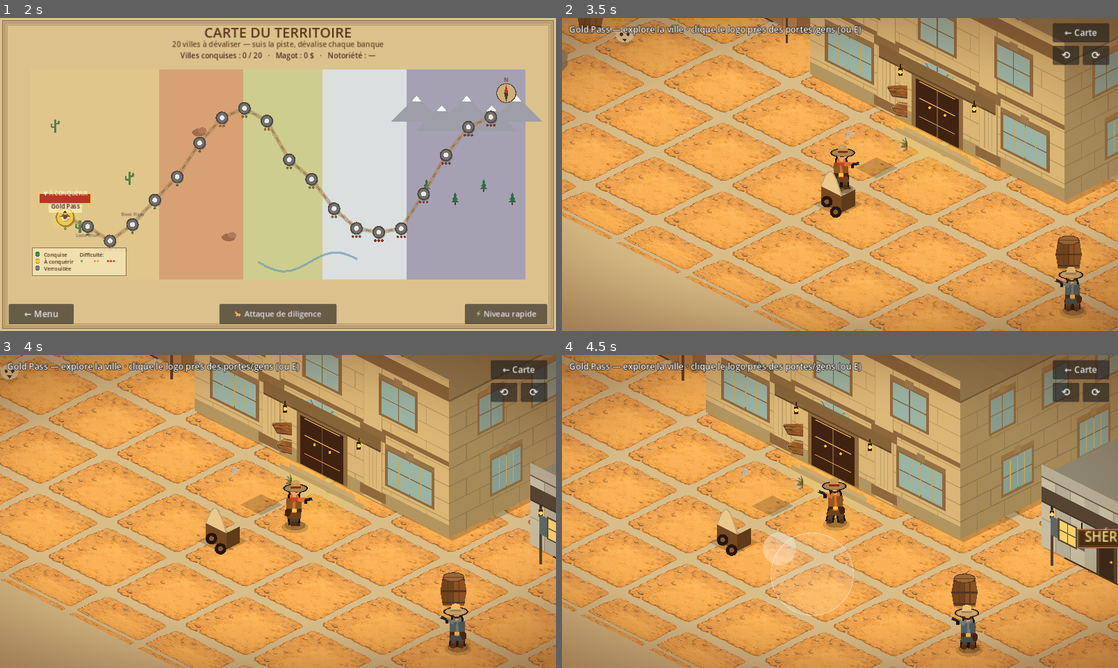
Above: before the commit, frames 1-4 (two rows, left to right).
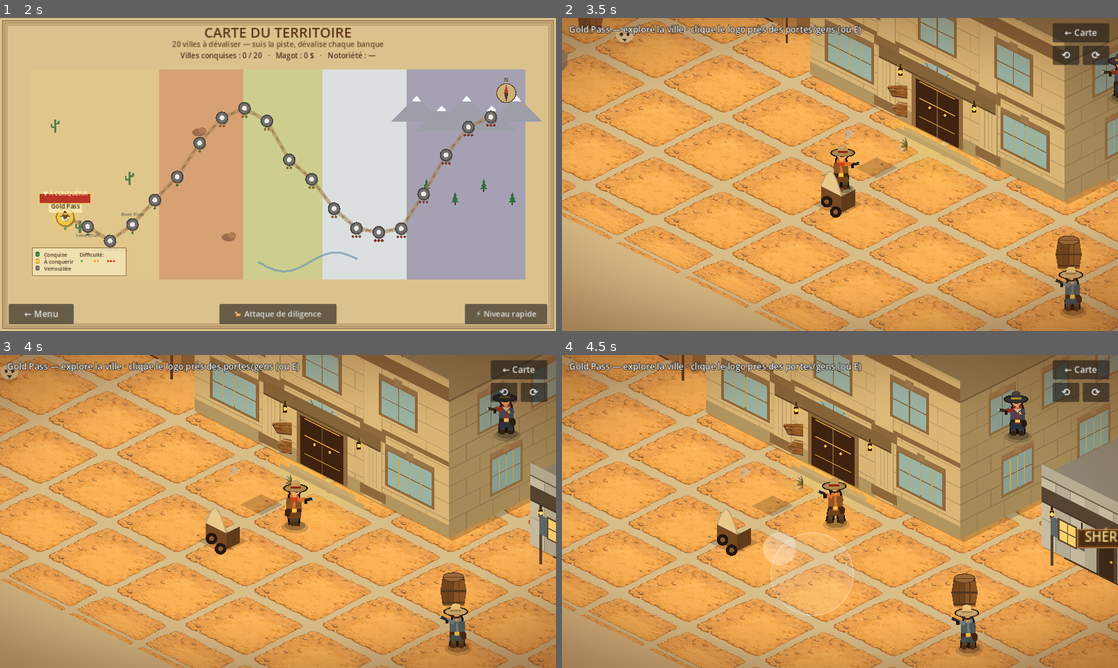
Above: after the commit, the same moments.

Repository: sebadiaz/Cowboys
Game: Godot game, scene res://scenes/Boot.tscn
Two runs of this game, one before a commit and one after it. Both use one fixed random seed, a clock stepped at 60 frames per second and the inputs below.
Inputs (mouse positions are in pixels of both pictures, inside the frame that each line leads up to):
- Up to frame 1 (2 s): tap Enter at 0.5 s; move the mouse to (400, 158) at 0.52 s; hold D (move_right) 0.53-1.25 s; hold Space (fire) 0.53-1.25 s; click (400, 158) at 0.67 s; click "🗺 JOUER — CARTE DU MONDE" at 1.25 s
- Up to frame 2 (3.5 s): click (628, 218) at 2.02 s; drag from (728, 190) to (812, 237) at 2.77 s
- Up to frame 3 (4 s): move the mouse to (333, 442) at 3.52 s; hold D (move_right) from 3.53 s (still down); hold E (interact) from 3.53 s (still down); click (333, 442) at 3.67 s; tap Space (fire) at 3.8 s
- Up to frame 4 (4.5 s): release D (move_right) at 4.25 s; release E (interact) at 4.25 s; drag from (812, 574) to (673, 464) at 4.27 s

Frame 1 is identical in both runs. In frame 2, 0.1% of the frame differs, in the area x 97-100%, y 11-27%; in frame 3, 0.5%; in frame 4, 0.5%, in the area x 78-85%, y 11-28%.

Commit message:
Braquage banque sous le feu : alarme + gardes qui ripostent (combat in-map)
- Forcer le coffre déclenche l'ALARME : 2 gardes postés dans le hall ouvrent le
  feu sur le joueur tant qu'il est dans la banque. Le joueur peut TIRER en retour
  (clic/espace, visée souris) pour les abattre.
- PV du joueur en ville (i-frames anti-rafale) affichés en coeurs pendant l'alerte;
  à 0 PV -> prison (_busted). Pas de piège : les gardes restent dans le hall, on
  échappe au feu en sortant par la rue ; l'alarme se calme une fois loin/gardes au sol.
- Balles = traceurs dessinés (amis/ennemis). Garde décoratif remplacé par 2 gardes
  fonctionnels (tri de profondeur).
- Vérifié headless: alarme + balles + dégâts (PV 5->3/4), coffre forçable en
  tankant, on reste en ville. Export web OK.

Diff:
--- a/scripts/town.gd
+++ b/scripts/town.gd
@@ -61,6 +61,15 @@
 var _escape_t := 0.0
 var _posse_grace := 0.0              # répit juste après le coffre (le temps de filer)
 const LAWMAN_SPEED := 178.0
+# Combat in-map du braquage : alarme + gardes qui ripostent dans le hall.
+var _alarm_on := false
+var _bank_guards: Array[Dictionary] = []   # {pos, facing, hp, alive, fire_cd}
+var _town_bullets: Array[Dictionary] = []  # {pos, vel, friendly, life}
+var _php := 5
+var _pmax := 5
+var _php_dmg_cd := 0.0
+var _fire_cd := 0.0
+var _hp_label: Label
 
 const HORSE_LINES := ["Un fier mustang, prêt à filer après le coup.",
 	"*hennissement* Doux, mon beau...", "Ce cheval ferait une belle monture de fuite."]
@@ -283,6 +292,17 @@
 		var hp := Vector2(ecurie_x - 80.0 + k * 80.0, 1000.0)
 		_horses.append(hp)
 		_foots.append(Rect2(hp - Vector2(17, 12), Vector2(34, 24)))
+
+	# Gardes postés DANS la banque (ripostent quand on force le coffre).
+	_pmax = (5 if GameManager.assist else 3) + SaveManager.hp_bonus()
+	_php = _pmax
+	var bd = _bank_dict()
+	if bd != null:
+		var bf: Rect2 = bd["foot"]
+		for gu in [0.30, 0.70]:
+			_bank_guards.append({
+				"pos": Vector2(bf.position.x + bf.size.x * gu, bf.position.y + bf.size.y * 0.30),
+				"facing": Vector2.DOWN, "hp": 2, "alive": true, "fire_cd": randf_range(0.4, 1.2)})
 
 
 func _add_building(region: Rect2, pos: Vector2, h: float, label: String, tint: Color,
@@ -779,8 +799,9 @@
 	if _heist_done or _vault_cracking:
 		return
 	_vault_cracking = true
+	_alarm_on = true                 # l'alarme sonne : les gardes ripostent
 	AudioManager.play("safe")
-	_show_toast("Tu forces le coffre... reste discret !")
+	_show_toast("⚠ ALARME ! Force le coffre et TIRE/FUIS !")
 
 
 ## Position MONDE du coffre (fond-centre du footprint de la banque).
@@ -796,17 +817,101 @@
 	return null
 
 
-## Boucle du braquage in-map : crochetage du coffre puis poursuite de la loi.
+## Boucle du braquage in-map : crochetage du coffre SOUS LE FEU des gardes,
+## tir du joueur, balles, dégâts. Pas de poursuite-piège : les gardes restent
+## dans le hall, on file par la rue.
 func _update_bank_heist(delta: float) -> void:
 	var bank = _bank_dict()
 	if bank == null:
 		return
+	var in_bank: bool = (bank["foot"] as Rect2).has_point(_player_pos)
 	if _vault_cracking and not _heist_done:
-		# Il faut rester près du coffre pour continuer le crochetage.
-		if _player_pos.distance_to(_vault_world(bank)) < 130.0:
+		if _player_pos.distance_to(_vault_world(bank)) < 140.0:
 			_vault_prog = minf(1.0, _vault_prog + delta / (3.0 * SaveManager.safe_mult()))
 			if _vault_prog >= 1.0:
 				_crack_vault(bank)
+	# Combat (uniquement si l'alarme a sonné).
+	if _alarm_on:
+		_php_dmg_cd = maxf(0.0, _php_dmg_cd - delta)
+		_fire_cd = maxf(0.0, _fire_cd - delta)
+		# Gardes : tirent sur le joueur tant qu'il est dans la banque.
+		for g in _bank_guards:
+			if not g["alive"]:
+				continue
+			g["fire_cd"] = float(g["fire_cd"]) - delta
+			var to: Vector2 = _player_pos - (g["pos"] as Vector2)
+			g["facing"] = to.normalized()
+			if in_bank and float(g["fire_cd"]) <= 0.0 and to.length() < 460.0:
+				_town_bullets.append({"pos": g["pos"], "vel": to.normalized() * 620.0, "friendly": false, "life": 1.0})
+				g["fire_cd"] = (2.0 if GameManager.assist else 1.4)
+		# Tir du joueur (clic / espace) vers la souris (ou le cap).
+		if InputManager.is_fire_pressed() and _fire_cd <= 0.0 and not _horse_ctrl.mounted:
+			var aim := _aim_world() - _player_pos
+			if aim.length() < 1.0:
+				aim = _facing
+			_town_bullets.append({"pos": _player_pos + aim.normalized() * 16.0, "vel": aim.normalized() * 760.0, "friendly": true, "life": 1.0})
+			_fire_cd = 0.32
+			AudioManager.play("click")
+		_advance_town_bullets(delta)
+		# L'alarme se calme : tous les gardes au sol, OU coffre fait + loin de la banque.
+		var calm := not _any_guard_alive() and _town_bullets.is_empty()
+		calm = calm or (_heist_done and _player_pos.distance_to(_bank_center) > 750.0)
+		if calm:
+			_alarm_on = false
+	# PV affiché pendant l'alerte.
+	if _hp_label != null:
+		if _alarm_on:
+			var s := "PV  "
+			for i in range(_pmax):
+				s += "♥" if i < _php else "♡"
+			_hp_label.text = s
+		elif _hp_label.text != "":
+			_hp_label.text = ""
+
+
+func _aim_world() -> Vector2:
+	# Souris -> monde (la ville est en iso ; le noeud porte caméra+zoom).
+	return Iso.unproject(get_local_mouse_position())
+
+
+func _any_guard_alive() -> bool:
+	for g in _bank_guards:
+		if g["alive"]:
+			return true
+	return false
+
+
+func _advance_town_bullets(delta: float) -> void:
+	var alive: Array[Dictionary] = []
+	for b in _town_bullets:
+		b["pos"] += (b["vel"] as Vector2) * delta
+		b["life"] = float(b["life"]) - delta
+		if float(b["life"]) <= 0.0:
+			continue
+		var hit := false
+		if b["friendly"]:
+			for g in _bank_guards:
+				if g["alive"] and (g["pos"] as Vector2).distance_to(b["pos"]) < 22.0:
+					g["hp"] = int(g["hp"]) - 1
+					hit = true
+					if int(g["hp"]) <= 0:
+						g["alive"] = false
+					break
+		else:
+			if _php_dmg_cd <= 0.0 and _player_pos.distance_to(b["pos"]) < 20.0:
+				_hurt_player()
+				hit = true
+		if not hit:
+			alive.append(b)
+	_town_bullets = alive
+
+
+func _hurt_player() -> void:
+	_php = maxi(0, _php - 1)
+	_php_dmg_cd = 0.8 if GameManager.assist else 0.5
+	AudioManager.play("hit_player")
+	if _php <= 0:
+		_busted()
 
 
 ## Avance vers une direction en contournant les obstacles (poursuite de la loi).
@@ -824,10 +929,23 @@
 	var tier: int = int(GameManager.current_town_def().get("level", 1))
 	var reward := 700 + tier * 500 + _rng.randi_range(0, 200)
 	GameManager.bank_robbed_in_town(reward)
-	_show_toast("COFFRE FORCÉ ! +%d $ — file avant que la prime ne grimpe !" % reward)
+	_show_toast("COFFRE FORCÉ ! +%d $ — FILE par la rue avant qu'ils ne t'aient !" % reward)
 	AudioManager.play("safe")
-	# La notoriété grimpe (via bank_robbed_in_town) : si la prime devient haute, les
-	# chasseurs de primes (WantedSystem) débarquent en ville -> danger géré ailleurs.
+	# Les gardes survivants continuent de tirer tant que tu es dans le hall ; sors
+	# par la rue pour échapper au feu (la notoriété monte -> chasseurs ensuite).
+
+
+## Pris/abattu pendant le braquage -> prison (caution ou évasion).
+func _busted() -> void:
+	if _entered:
+		return
+	_entered = true   # gèle la ville
+	_show_toast("Abattu pendant le braquage !")
+	AudioManager.play("lose", 2.0)
+	AudioManager.stop_music()
+	var tw := create_tween()
+	tw.tween_interval(0.9)
+	tw.tween_callback(func() -> void: GameManager.go_to_jail())
 
 
 func _unhandled_input(event: InputEvent) -> void:
@@ -919,6 +1037,9 @@
 		items.append({"d": Iso.depth(h["pos"]), "k": "hunter", "o": h})
 	for p in _posse:
 		items.append({"d": Iso.depth(p["pos"]), "k": "law", "o": p})
+	for g in _bank_guards:
+		if g["alive"]:
+			items.append({"d": Iso.depth(g["pos"]), "k": "bankguard", "o": g})
 	items.append({"d": Iso.depth(_player_pos), "k": "me", "o": null})
 	items.sort_custom(func(a, b): return a["d"] < b["d"])
 	for it in items:
@@ -947,9 +1068,17 @@
 						false, false, float(n.get("walk", 0.0)), 0.0, 0.0)
 			"hunter": _draw_hunter(it["o"])
 			"law": _draw_lawman(it["o"])
+			"bankguard": _draw_bank_guard(it["o"])
 			"me": _draw_me()
 	# Barre de crochetage du coffre, au-dessus de la banque.
 	_draw_vault_progress()
+	# Balles du braquage (traceurs).
+	for b in _town_bullets:
+		var bp: Vector2 = Iso.project(b["pos"])
+		var bdir: Vector2 = (b["vel"] as Vector2).normalized()
+		var bcol := Color(1, 0.9, 0.4) if b["friendly"] else Color(1, 0.45, 0.2)
+		draw_line(bp - bdir * 12.0, bp, Color(bcol.r, bcol.g, bcol.b, 0.5), 3.0)
+		draw_circle(bp, 3.0, bcol)
 
 	# Bulles d'ambiance + marqueur "💬" pour les PNJ.
 	for n in _npcs:
@@ -1635,14 +1764,12 @@
 	draw_circle(lust, 9.0, _va(Color(0.85, 0.7, 0.3, 0.7), vis))
 	for a in range(6):
 		draw_circle(lust + Vector2.RIGHT.rotated(TAU * a / 6.0) * 12.0, 2.5, _va(Color(1.0, 0.9, 0.5), vis))
-	# Caissier derrière le comptoir + garde près du coffre.
+	# Caissier derrière le comptoir (les 2 gardes sont des entités, dessinées via
+	# le tri de profondeur : ils ripostent pendant le braquage).
 	if vis > 0.45:
 		var teller := Vector2(fr.get_center().x, fr.position.y + fr.size.y * 0.42)
 		CharacterArt.draw_person(self, Iso.project(teller), Vector2.DOWN, _keeper_palette("bank"),
 				false, false, 0.0, 0.0, 0.0)
-		var guard := Vector2(fr.position.x + fr.size.x * 0.74, fr.position.y + fr.size.y * 0.24)
-		CharacterArt.draw_person(self, Iso.project(guard), Vector2.LEFT, _lawman_palette(),
-				true, false, 0.0, 0.0, 0.0)
 
 
 func _va(c: Color, vis: float) -> Color:
@@ -1894,6 +2021,15 @@
 	_text(head, "★", 18, Color(0.95, 0.85, 0.3))
 
 
+## Garde de banque (riposte pendant le braquage).
+func _draw_bank_guard(g: Dictionary) -> void:
+	var pos: Vector2 = g["pos"]
+	var f := _screen_facing(pos, g["facing"])
+	CharacterArt.draw_person(self, Iso.project(pos), f, _lawman_palette(), true, _alarm_on, 0.0, 0.0, 0.0)
+	if _alarm_on:
+		_text(Iso.project(pos) + Vector2(0, -52), "❗", 16, Color(1.0, 0.3, 0.25))
+
+
 func _lawman_palette() -> Dictionary:
 	return {
 		"hat": Color(0.20, 0.22, 0.30), "hat_band": Color(0.7, 0.6, 0.2),
@@ -2084,6 +2220,16 @@
 	_wanted_label.horizontal_alignment = HORIZONTAL_ALIGNMENT_CENTER
 	_wanted_label.mouse_filter = Control.MOUSE_FILTER_IGNORE
 	layer.add_child(_wanted_label)
+
+	# PV (affiché seulement pendant le braquage sous le feu).
+	_hp_label = Label.new()
+	_hp_label.add_theme_font_size_override("font_size", 22)
+	_hp_label.add_theme_color_override("font_color", Color(0.95, 0.25, 0.22))
+	_hp_label.add_theme_color_override("font_outline_color", Color(0.1, 0.02, 0.02))
+	_hp_label.add_theme_constant_override("outline_size", 5)
+	_hp_label.position = Vector2(16, 70)
+	_hp_label.mouse_filter = Control.MOUSE_FILTER_IGNORE
+	layer.add_child(_hp_label)
 
 	# Mobile : joystick seul (l'action passe par le logo cliquable près des portes).
 	var mc := Control.new()
